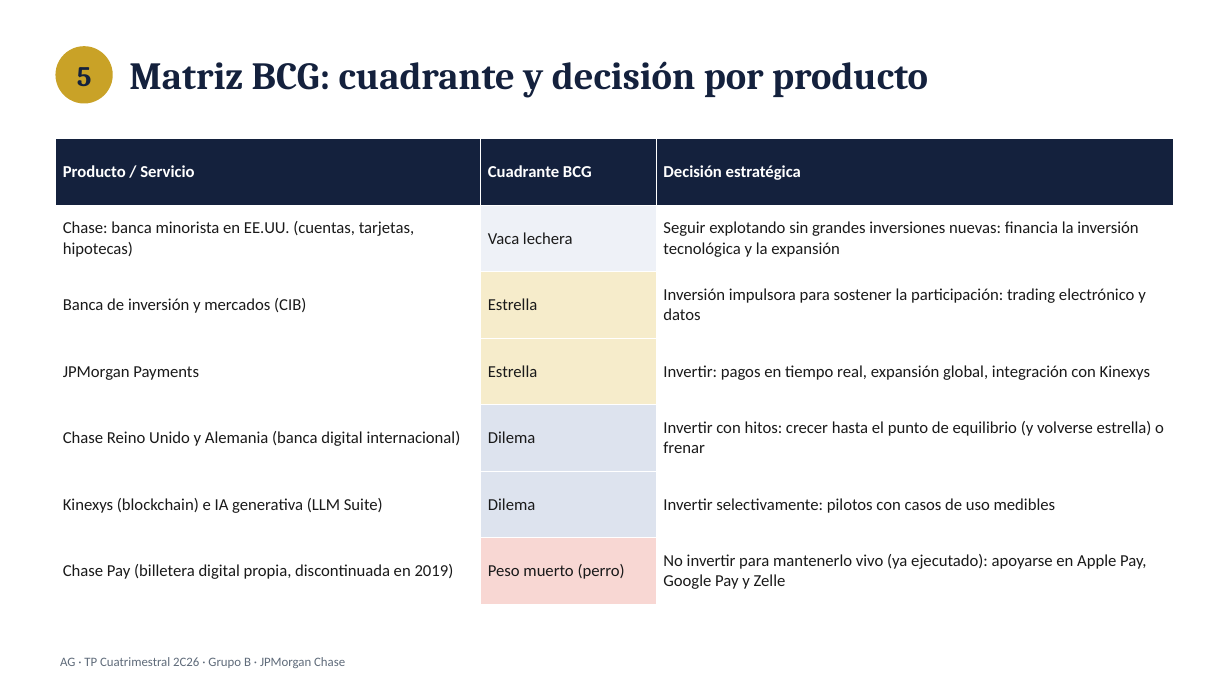
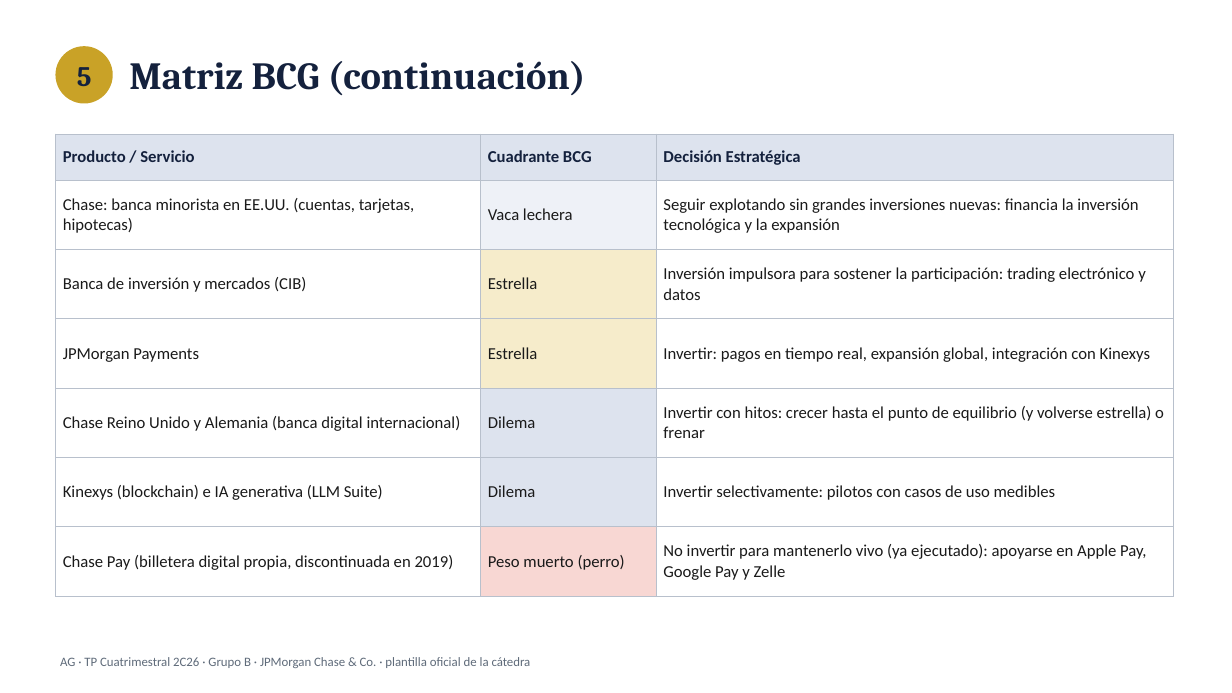
Before and after one commit to lschirripa/utn-boost, a slide deck: slide 8 of materias/administracion-gerencial/tp-cuatrimestral/exports/00_TP Cuatrimestral_GB.pptx. Drawn at 1232x693 pixels with LibreOffice and Linux fonts; fonts in the diff are those of the drawing. Boxes give left, top, right and bottom in pixels: in the first picture for what was removed or moved away, otherwise in the second. Text is boxed around its words. In the diff, an @@ line names an element or a change of style, - is before the commit and + after.

```diff
--- a/materias/administracion-gerencial/tp-cuatrimestral/exports/00_TP Cuatrimestral_GB.pptx
+++ b/materias/administracion-gerencial/tp-cuatrimestral/exports/00_TP Cuatrimestral_GB.pptx
@@ text at box(129, 61, 586, 95): text changed @@
-Matriz BCG: cuadrante y decisión por producto
+Matriz BCG (continuación)
@@ table at box(55, 134, 1174, 596) @@
-row 1, column 3: Decisión estratégica
+row 1, column 3: Decisión Estratégica
@@ fill #14213D to #DDE3EE in row 1 @@
@@ text colour #FFFFFF to #14213D in "Producto / Servicio", "Cuadrante BCG" @@
@@ borders changed @@
@@ table: place and size @@
-table at box(55, 139, 1174, 604)
+table at box(55, 134, 1174, 596)
@@ text at box(60, 657, 531, 668): text changed @@
-AG · TP Cuatrimestral 2C26 · Grupo B · JPMorgan Chase
+AG · TP Cuatrimestral 2C26 · Grupo B · JPMorgan Chase & Co. · plantilla oficial de la cátedra
```
Also in this commit, not shown: 9 other slides changed, 2 other files.
